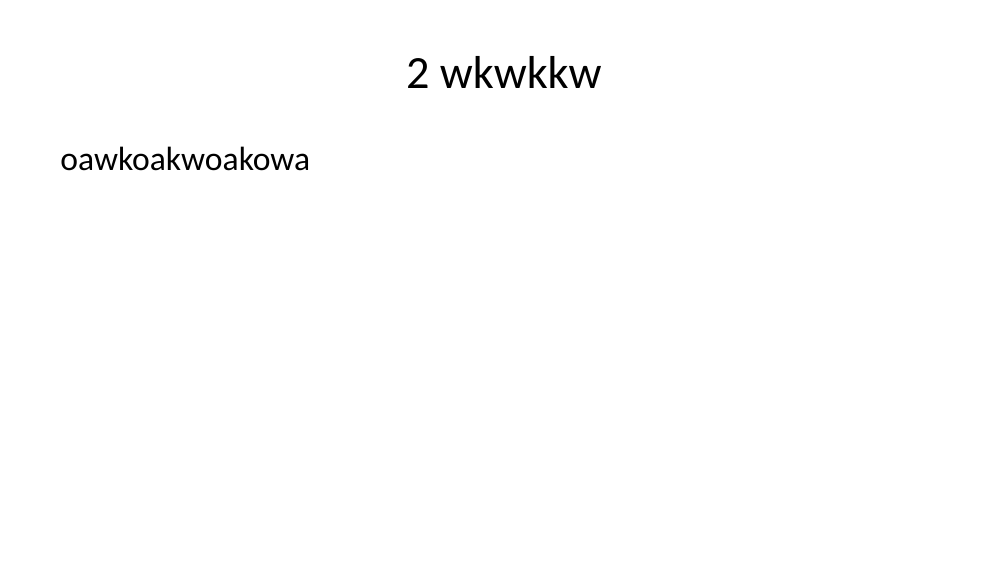
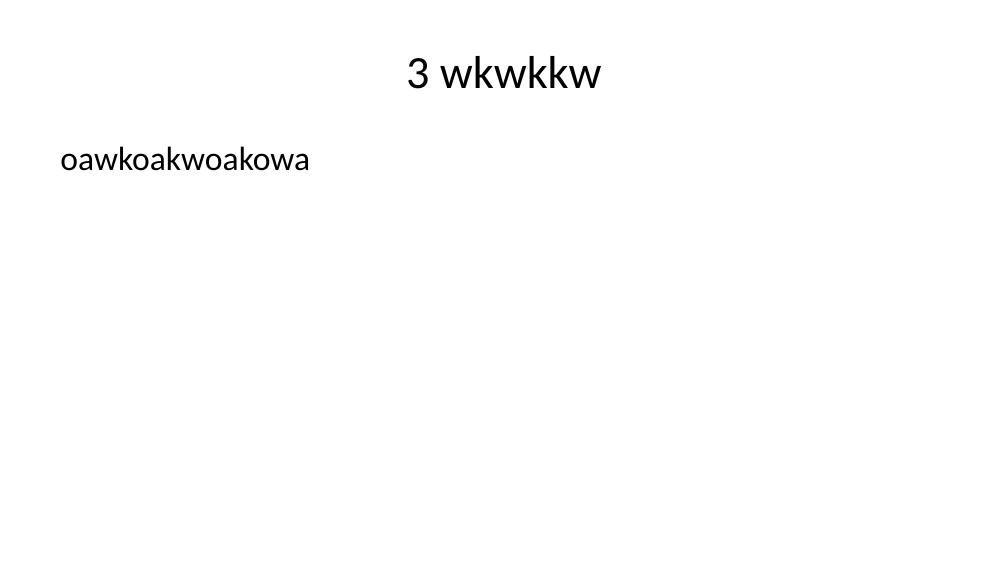
Before and after one commit to imedkrisna/green, a slide deck: slide 5 of _output/presentasi/index.pptx (slide 3 before the commit). Drawn at 1008x567 pixels with LibreOffice and Linux fonts; fonts in the diff are those of the drawing. Boxes give left, top, right and bottom in pixels: in the first picture for what was removed or moved away, otherwise in the second. Text is boxed around its words. In the diff, an @@ line names an element or a change of style, - is before the commit and + after.

```diff
--- a/_output/presentasi/index.pptx
+++ b/_output/presentasi/index.pptx
@@ title at [406,56,602,89]: text changed @@
-2 wkwkkw
+3 wkwkkw
```
Also in this commit, not shown: 1 other slide changed, 2 slides added, 8 other files.
